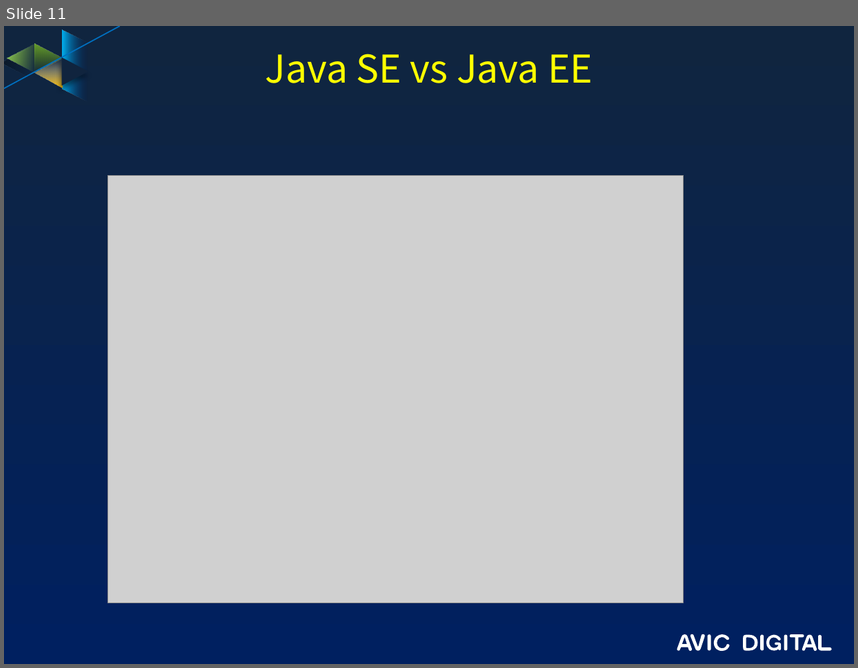
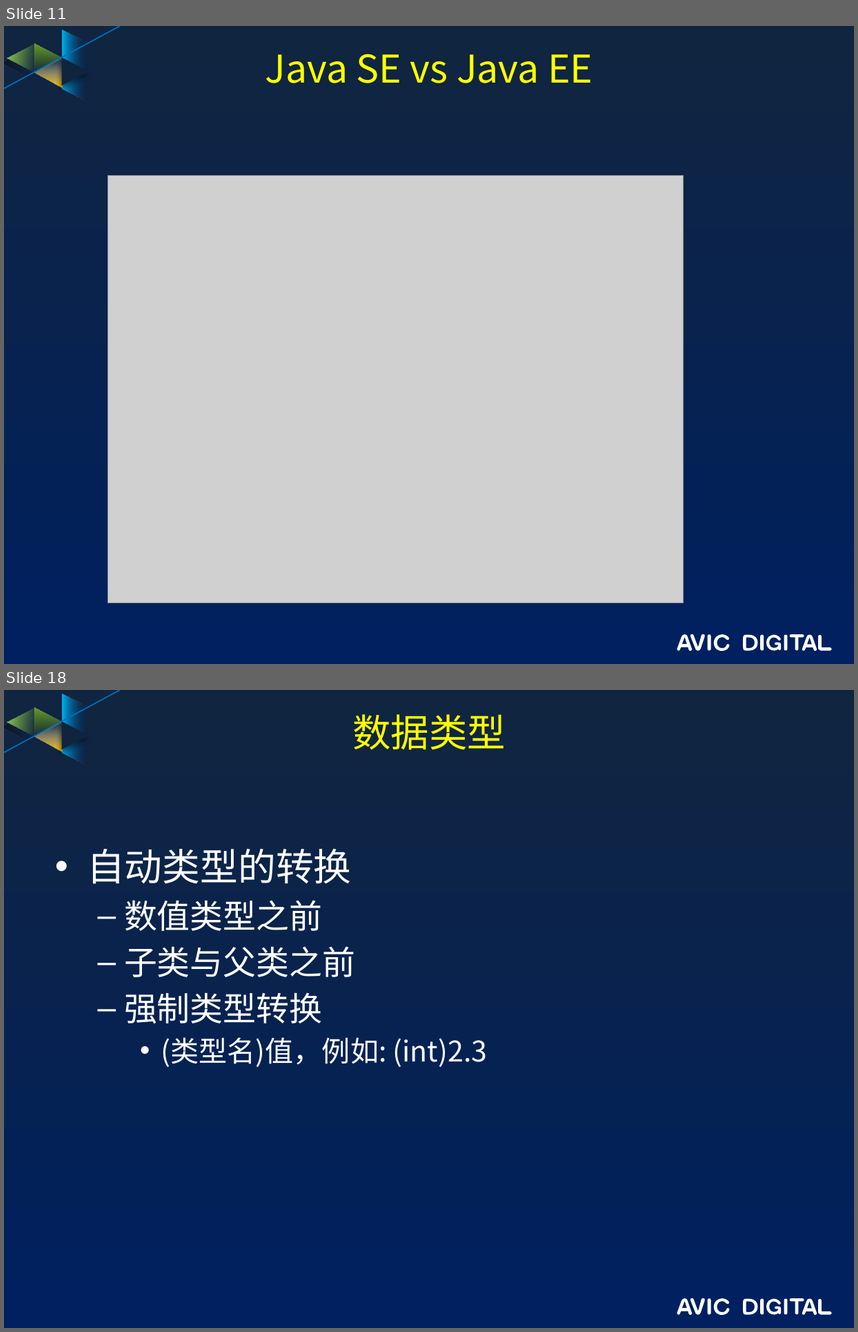
Before and after one commit to guofengzh/java-way, a slide deck: docs/java-概述.pptx. Shown one above the other, each under a label of ours: slide 11 before the commit, slides 11 and 18 after it; the slides between them are not shown. The pictures are 858x668 and 858x1332 pixels, drawn with LibreOffice and Linux fonts; fonts in the diff are those of the drawing; grey boxes stand for pictures; background and template pictures are left out. Boxes give left, top, right and bottom in pixels: in the first picture for what was removed or moved away, otherwise in the second. Text is boxed around its words. In the diff, an @@ line names an element or a change of style, - is before the commit and + after.

```diff
--- a/docs/java-概述.pptx
+++ b/docs/java-概述.pptx
@@ slide 18 added at (4,690,854,1328), background gradient #10253F to #002060; not listed: 17 template elements that a slide beside it also shows @@
@@ title added at (352,714,506,750), 32.4 pt, text #FFFF00 @@
+数据类型
@@ text added at (87,849,488,1067), 28 pt, text #FFFFFF @@
+• 自动类型的转换
+  – 数值类型之前
+  – 子类与父类之前
+  – 强制类型转换
+    • (类型名)值，例如: (int)2.3
```
Also in this commit, not shown: 19 other slides added, 1 other file.
